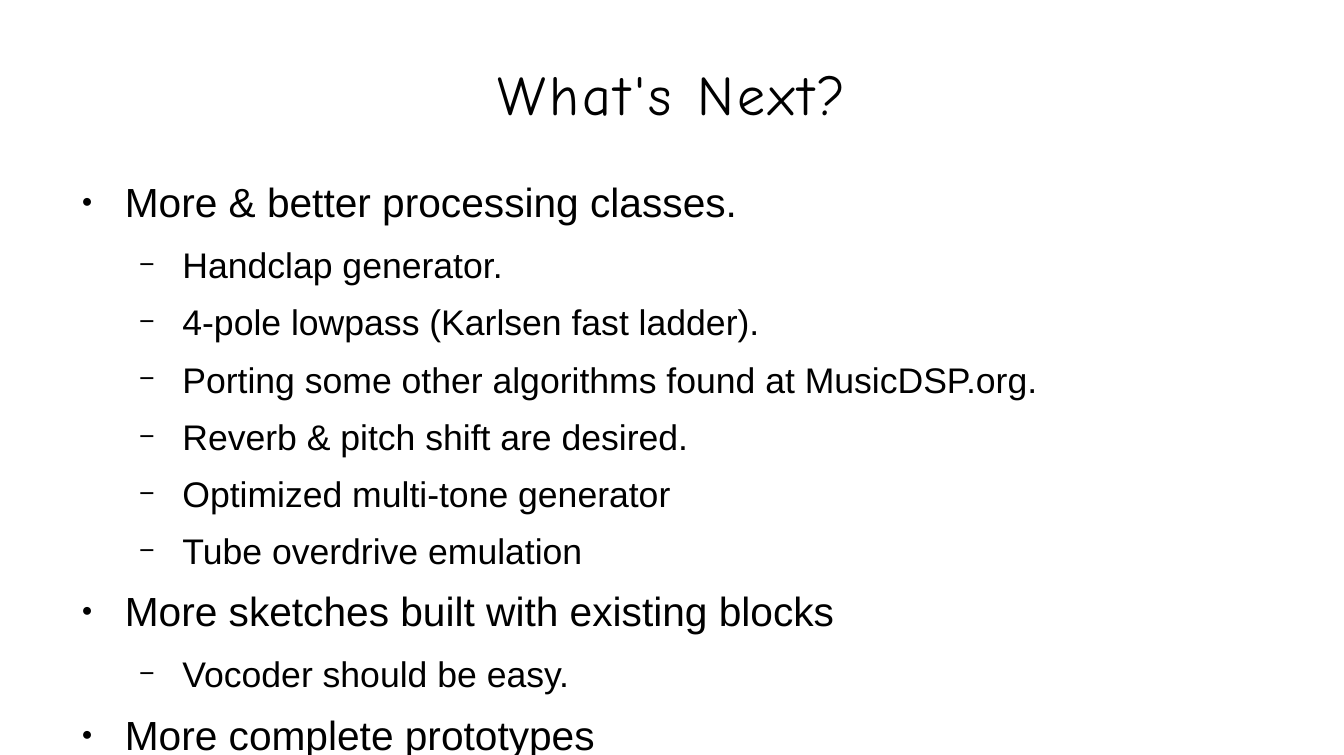
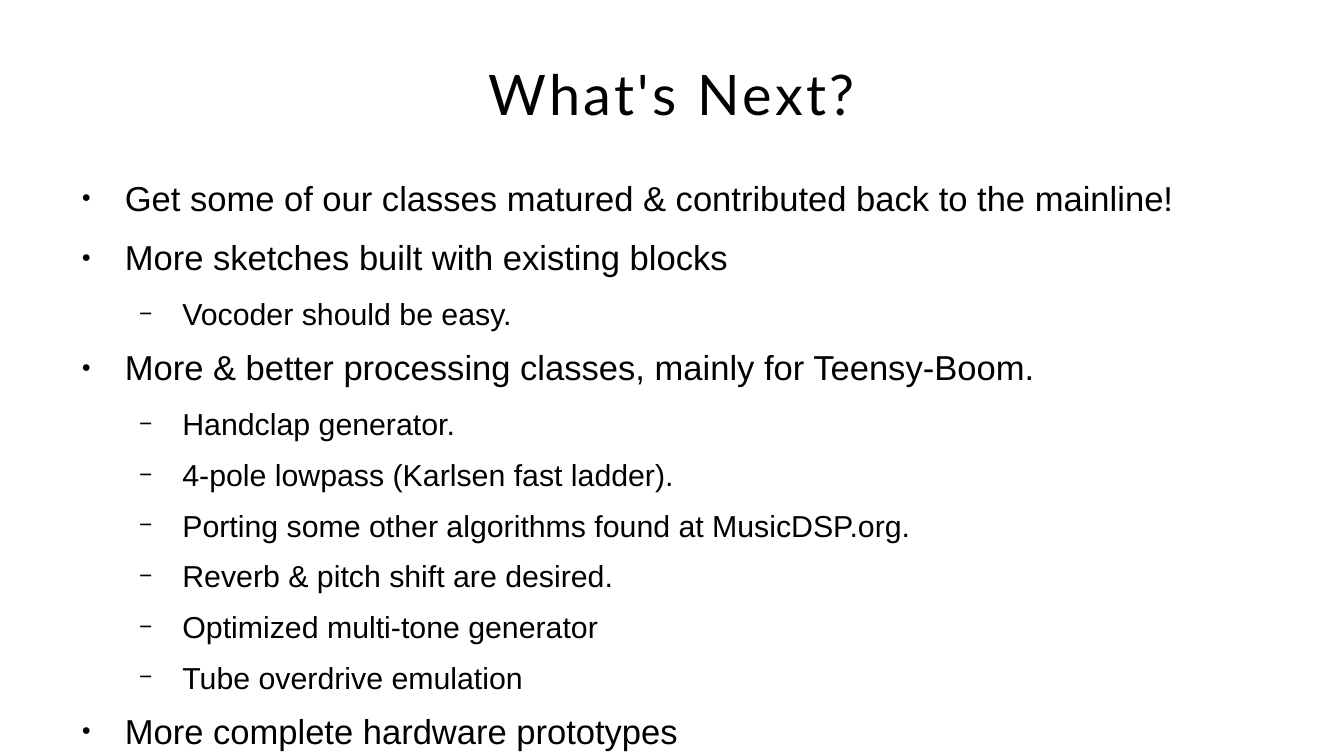
Before and after one commit to Jacquot-SFE/Teensy-synth-platform, a slide deck: slide 28 of presentation/slides/teensy-synthesis.odp (slide 27 before the commit). Drawn at 1344x755 pixels with LibreOffice and Linux fonts; fonts in the diff are those of the drawing; background and template pictures are left out. Boxes give left, top, right and bottom in pixels: in the first picture for what was removed or moved away, otherwise in the second. Text is boxed around its words. In the diff, an @@ line names an element or a change of style, - is before the commit and + after.

```diff
--- a/presentation/slides/teensy-synthesis.odp
+++ b/presentation/slides/teensy-synthesis.odp
@@ title "What's Next?" at <box>488,73,854,116</box>: font Comic Neue to Lato @@
@@ text at <box>125,186,1173,387</box>: text changed; size 24 to 20.4 pt @@
-● More & better processing classes.
+● Get some of our classes matured & contributed back to the mainline!
+● More sketches built with existing blocks
+  − Vocoder should be easy.
+● More & better processing classes, mainly for Teensy-Boom.
@@ text at <box>182,413,910,690</box>: size 21 to 17.9 pt in "Handclap generator.", "4-pole lowpass (Karlsen fast ladder).", "Porting some other algorithms found at MusicDSP.org.", "Reverb & pitch shift are desired." and 2 more places @@
@@ text at <box>125,719,677,751</box>: text changed; size 24 to 20.4 pt @@
-● More sketches built with existing blocks
-  − Vocoder should be easy.
-● More complete prototypes
+● More complete hardware prototypes
```
Also in this commit, not shown: 27 other slides changed, 1 slide added, 11 other files.
